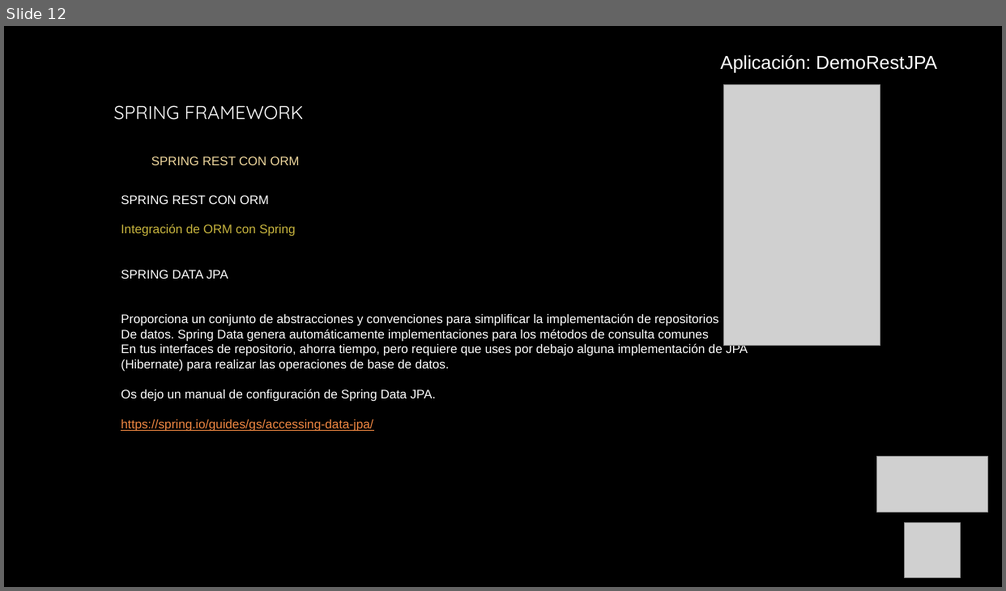
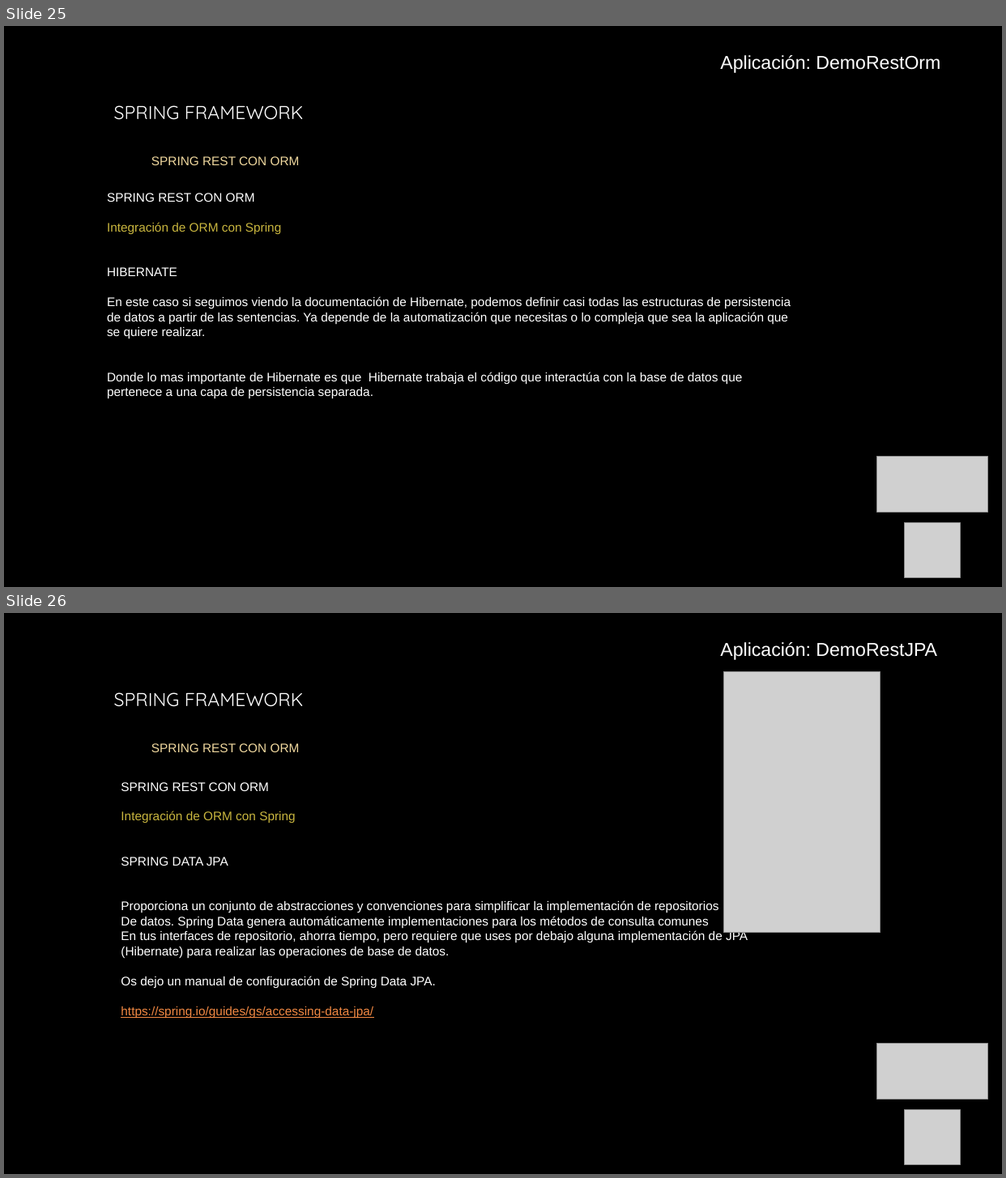
Before and after one commit to AntonioPardoRuiz/cursoSpring, a slide deck: Unidad 13- Spring Rest con ORM.pptx. Shown one above the other, each under a label of ours: slide 12 before the commit, slides 25 and 26 after it. The pictures are 1006x591 and 1006x1178 pixels, drawn with LibreOffice and Linux fonts; fonts in the diff are those of the drawing; grey boxes stand for pictures; background and template pictures are left out. Boxes give left, top, right and bottom in pixels: in the first picture for what was removed or moved away, otherwise in the second. Text is boxed around its words. In the diff, an @@ line names an element or a change of style, - is before the commit and + after.

Commit message:
Añadimos nueva funcionalidad de Hibernate

```diff
--- a/Unidad 13- Spring Rest con ORM.pptx
+++ b/Unidad 13- Spring Rest con ORM.pptx
@@ slide 25 added at box(4, 26, 1002, 587), background picture (left out) @@
@@ text added at box(720, 55, 940, 73), 18 pt, text #FFFFFF @@
+  Aplicación: DemoRestOrm
@@ text added at box(114, 105, 304, 165), 12 pt, text #F1D99F @@
+SPRING FRAMEWORK
+  SPRING REST CON ORM
@@ text added at box(107, 193, 791, 399), 12 pt, text #FFFFFF @@
+  SPRING REST CON ORM
+  Integración de ORM con Spring
+  HIBERNATE
+  En este caso si seguimos viendo la documentación de Hibernate, podemos definir casi todas las estructuras de persistencia de datos a partir de las sentencias. Ya depende de la automatización que necesitas o lo compleja que sea la aplicación que se quiere realizar.
+  Donde lo mas importante de Hibernate es que Hibernate trabaja el código que interactúa con la base de datos que pertenece a una capa de persistencia separada.
@@ picture added at box(877, 457, 987, 513) @@
@@ picture added at box(905, 523, 960, 578) @@
@@ what was slide 12 is now slide 26 @@
```
Also in this commit, not shown: 3 slides changed, 15 other slides added, 17 other files.
